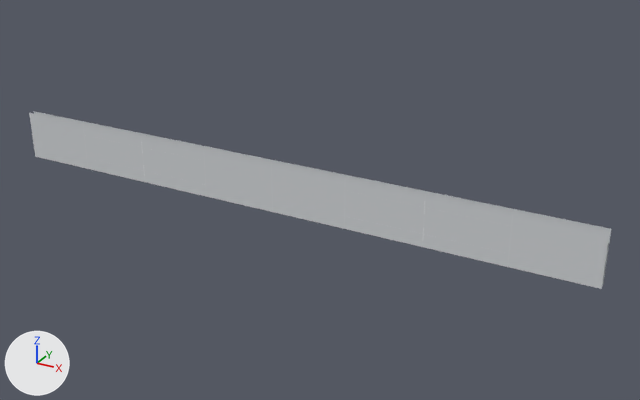
A saved change to the glTF model Hyacinth/objects/tracer.glb.
Camera for both pictures: a 50 mm camera at (1.167, -1.066, 0.528) aimed at (0.566, 0.027, -0.019). Every picture has the same lights, and +X, +Y and +Z are marked at lower left. The picture after the commit comes second.

Script lines for the objects in view, before the commit:
```python
mat_material = principled_material('Material')
mat_material.texture = img_texture_01
me_plane = bpy.data.meshes.new('Plane')
me_plane.from_pydata(...)  # 4 vertices, 2 faces; spans x 0.0..1.0, y 0.005, z -0.041..0.041
me_plane.materials.append(mat_material)  # picture img_texture_01
me_plane_001 = bpy.data.meshes.new('Plane.001')
me_plane_001.from_pydata(...)  # 4 vertices, 2 faces; spans x 0.0..1.0, y -0.005, z -0.041..0.041
me_plane_001.materials.append(mat_material)  # picture img_texture_01
ob_plane = bpy.data.objects.new('Plane', me_plane)
ob_plane.location = (0.0, 0.0, 0.0)
ob_plane_001 = bpy.data.objects.new('Plane.001', me_plane_001)
ob_plane_001.location = (0.0, 0.0, 0.0)
```
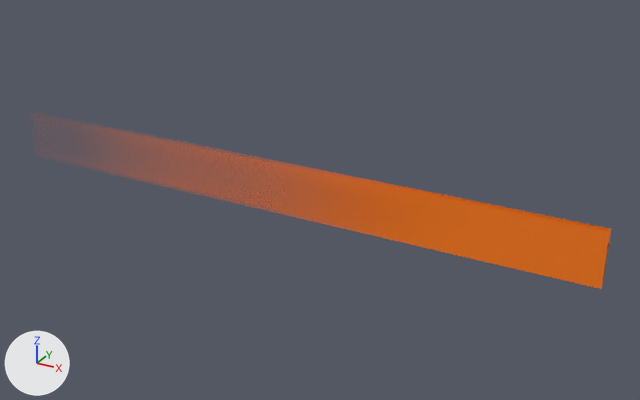
Changed parts and their boxes (x1, y1, x2, y2) in the pictures (640 x 400 px):
'Plane.001', surface changed (grey to orange): (286, 166, 610, 289) in both
'Plane', surface changed, reshaped: before (33, 111, 611, 286); after (289, 163, 611, 286)

Edits to the bpy script that builds the scene:
```text
Add img_tracert:
    img_tracert = load_image('tracerT', '_unpacked/tracerT', 64, 16, 'sRGB')
Change mat_material:
    mat_material.texture: img_texture_01 -> img_tracert  # not seen -> with its transparency
Change me_plane:
    where me_plane.from_pydata(...)  # 4 vertices, 2 faces; spans x 0.0..1.0, y 0.005, z -0.041..0.041
    used by ob_plane; location = (0.0, 0.0, 0.0)
    me_plane part 1
    me_plane.vertices[0].co: (0.0, 0.005, 0.041) -> (1.0, 0.005, -0.041)  # pixel (33, 111) -> pixel (603, 285)
    me_plane.vertices[1].co: (1.0, 0.005, 0.041) -> (0.0, 0.005, -0.041)  # pixel (611, 228) -> not seen
    me_plane.vertices[2].co: (0.0, 0.005, -0.041) -> (1.0, 0.005, 0.041)  # not seen -> pixel (611, 228)
    me_plane.vertices[3].co: (1.0, 0.005, -0.041) -> (0.0, 0.005, 0.041)  # pixel (603, 285) -> not seen
```
